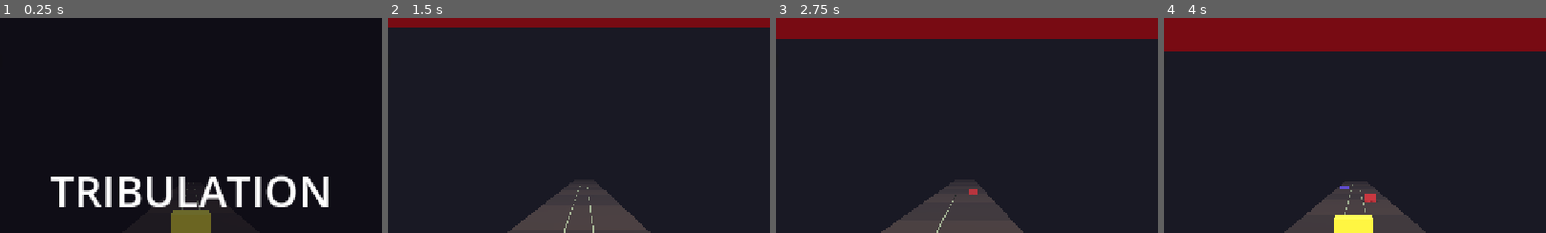
Above: before the commit, frames 1-4 (left to right).
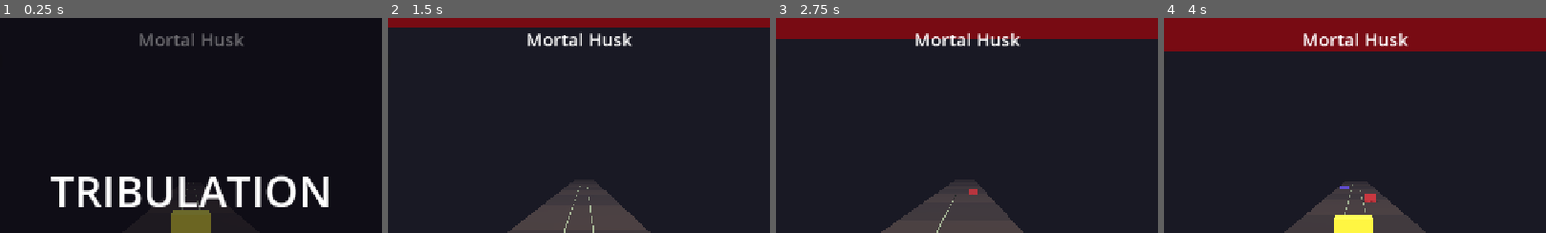
Above: after the commit, the same moments.

Repository: DanielEleojo/tribulation
Game: Godot game, scene res://scenes/game.tscn
Two runs of this game, one before a commit and one after it. Both use one fixed random seed, a clock stepped at 60 frames per second and the inputs below.
Inputs (mouse positions are % of the whole screen's width and height, from its top left):
- Up to frame 1 (0.25 s): no input
- Up to frame 2 (1.5 s): tap Enter (restart) at 0.5 s; move the mouse to (72, 45) at 0.52 s; hold Right (move_right) 0.53-1.28 s; tap F (slash) at 0.6 s; click (72, 45) at 0.67 s; tap Space (jump) at 0.77, 1.07 s; tap Down (slide) at 0.8, 1.35 s; move the mouse to (30, 55) at 1.27 s; hold Left (move_left) from 1.28 s (still down)
- Up to frame 3 (2.75 s): tap Space (jump) at 1.52, 1.55, 1.82, 2.1 s; move the mouse to (60, 28) at 2.02 s; release Left (move_left) at 2.03 s; hold Right (move_right) from 2.03 s (still down); tap F (slash) at 2.3 s
- Up to frame 4 (4 s): move the mouse to (45, 70) at 2.77 s; tap F (slash) at 2.85 s; click (45, 70) at 2.92 s; tap Space (jump) at 3.02, 3.32, 3.77, 3.8 s; tap Down (slide) at 3.05, 3.6 s; move the mouse to (80, 65) at 3.52 s; release Right (move_right) at 3.53 s; hold Left (move_left) from 3.53 s (still down)
The pictures show only the part of the screen within x 25-75%, y 0-50%; the shares and areas given below are measured in that part.

The runs differ from the first frame. In frame 1, 0.8% of the frame differs, in the area x 36-64%, y 7-14%; in frame 2, 0.9%; in frame 3, 0.9%; in frame 4, 0.9%.

Commit message:
Phase 3.6a: cultivation realms + breakthroughs + Dread Form transformation

Diff:
--- a/scenes/game.tscn
+++ b/scenes/game.tscn
@@ -72,6 +72,33 @@
 value = 0.0
 show_percentage = false
 
+[node name="RealmLabel" type="Label" parent="HUD"]
+anchor_left = 0.5
+anchor_right = 0.5
+offset_left = -200.0
+offset_top = 14.0
+offset_right = 200.0
+offset_bottom = 48.0
+grow_horizontal = 2
+theme_override_font_sizes/font_size = 30
+text = "Mortal Husk"
+horizontal_alignment = 1
+
+[node name="Banner" type="Label" parent="HUD"]
+anchor_left = 0.5
+anchor_top = 0.4
+anchor_right = 0.5
+anchor_bottom = 0.4
+offset_left = -450.0
+offset_top = -50.0
+offset_right = 450.0
+offset_bottom = 50.0
+grow_horizontal = 2
+theme_override_font_sizes/font_size = 60
+text = ""
+horizontal_alignment = 1
+vertical_alignment = 1
+
 [node name="SoulsLabel" type="Label" parent="HUD"]
 anchor_left = 1.0
 anchor_right = 1.0
--- a/scripts/game.gd
+++ b/scripts/game.gd
@@ -28,6 +28,18 @@
 
 const FOG_BASE: float = 0.012
 const FOG_MAX: float = 0.020
+
+# Cultivation realms (v1: 1-6, climaxing at Dread Form). Advanced by Demon Souls
+# collected this run (placeholder for the persistent realm system in Phase 4).
+var _realms: Array = [
+	{"name": "Mortal Husk", "souls": 0, "color": Color(0.85, 0.78, 0.55)},
+	{"name": "Blood Awakening", "souls": 4, "color": Color(0.90, 0.45, 0.30)},
+	{"name": "Sinister Core", "souls": 10, "color": Color(0.80, 0.28, 0.34)},
+	{"name": "Demon Flesh", "souls": 18, "color": Color(0.70, 0.24, 0.40)},
+	{"name": "Shadow Soul", "souls": 28, "color": Color(0.50, 0.20, 0.52)},
+	{"name": "Dread Form", "souls": 40, "color": Color(0.20, 0.04, 0.10)},
+]
+var realm: int = 0
 
 func _ready() -> void:
 	add_to_group("game")
@@ -55,6 +67,8 @@
 	qi_changed.emit(qi, qi_max)   # initialize the HUD bar at 0
 	net_changed.emit(net)
 	souls_changed.emit(souls)
+	if _hud != null:
+		_hud.set_realm(String(_realms[0]["name"]))
 
 func _setup_world() -> void:
 	# Environment: dark color background + soft ambient + distance fog (hides the
@@ -117,6 +131,7 @@
 		return
 	souls += count
 	souls_changed.emit(souls)
+	_check_breakthrough()
 	_sfx("kill")
 	_shake(0.12)
 	qi = minf(qi_max, qi + qi_per_kill * float(count))
@@ -126,6 +141,39 @@
 	net_changed.emit(net)
 	if qi >= qi_max:
 		_qi_burst()
+
+## Advance cultivation realm(s) when souls cross the next threshold(s).
+func _check_breakthrough() -> void:
+	while realm < _realms.size() - 1 and souls >= int(_realms[realm + 1]["souls"]):
+		realm += 1
+		_breakthrough(realm)
+
+func _breakthrough(idx: int) -> void:
+	var data: Dictionary = _realms[idx]
+	var rname: String = data["name"]
+	var rcolor: Color = data["color"]
+	if _hud != null:
+		_hud.set_realm(rname)
+		_hud.show_banner(rname)
+		_hud.flash(Color(1.0, 0.85, 0.4))
+	_sfx("breakthrough")
+	_shake(0.4)
+	if _player != null:
+		_player.on_breakthrough(rcolor)
+	if rname == "Dread Form":
+		_enter_dread_form()
+
+## The marquee mid-run transformation: the world ruptures, the demon flares.
+func _enter_dread_form() -> void:
+	_shake(0.9)
+	_hitstop(0.15)
+	# Permanent cold/blood color grade for the rest of the run.
+	if _env != null:
+		_env.background_color = Color(0.04, 0.02, 0.05)
+		_env.ambient_light_color = Color(0.50, 0.35, 0.45)
+		_env.fog_light_color = Color(0.25, 0.03, 0.05)
+	if _player != null:
+		_player.enter_dread_form()
 
 ## Qi Burst: clear every enemy on the field, flash a shockwave, reset Qi.
 func _qi_burst() -> void:
--- a/scripts/hud.gd
+++ b/scripts/hud.gd
@@ -7,6 +7,8 @@
 @onready var flash_rect: ColorRect = $Flash
 @onready var souls_label: Label = $SoulsLabel
 @onready var title_root: Control = $Title
+@onready var realm_label: Label = $RealmLabel
+@onready var banner_label: Label = $Banner
 
 var player
 var _souls: int = 0
@@ -17,6 +19,19 @@
 	death_label.visible = false
 	flash_rect.color = Color(1, 1, 1, 0)
 	title_root.visible = true   # start on the title screen
+	banner_label.modulate.a = 0.0
+
+## Update the current cultivation realm name (top-center).
+func set_realm(name: String) -> void:
+	realm_label.text = name
+
+## Flash a big breakthrough banner that fades out.
+func show_banner(name: String) -> void:
+	banner_label.text = "⟡  %s  ⟡" % name
+	banner_label.modulate.a = 1.0
+	var tw := banner_label.create_tween()
+	tw.tween_interval(0.8)
+	tw.tween_property(banner_label, "modulate:a", 0.0, 1.0)
 
 ## Show/hide the title screen.
 func show_title(v: bool) -> void:
--- a/scripts/player.gd
+++ b/scripts/player.gd
@@ -44,6 +44,10 @@
 var _slash_cd: float = 0.0
 var _game
 var _snd
+var _base_color: Color = STAND_COLOR  # current standing color (shifts per realm)
+var _speed_mult: float = 1.0          # Dread Form speed spike
+var _dread: bool = false
+var _tendrils: CPUParticles3D
 
 var _mesh: MeshInstance3D
 var _box: BoxMesh
@@ -81,7 +85,7 @@
 	_col.shape = _shape
 	add_child(_col)
 
-	_set_height(STAND_HEIGHT, STAND_COLOR)
+	_set_height(STAND_HEIGHT, _base_color)
 	_build_dust()
 
 ## Continuous footstep dust kicked up behind the runner (world-space trail).
@@ -151,7 +155,7 @@
 	# Forward run, ramping speed up to a cap over elapsed run time.
 	_run_time += delta
 	var ramp: float = clampf(_run_time / speed_ramp_time, 0.0, 1.0)
-	run_speed = lerpf(base_speed, max_speed, ramp)
+	run_speed = lerpf(base_speed, max_speed, ramp) * _speed_mult
 	velocity.z = -run_speed
 	# Ease sideways toward the target lane's X.
 	var target_x: float = float(current_lane - 1) * LANE_WIDTH
@@ -199,7 +203,7 @@
 
 func _end_slide() -> void:
 	is_sliding = false
-	_set_height(STAND_HEIGHT, STAND_COLOR)
+	_set_height(STAND_HEIGHT, _base_color)
 
 ## Resize visual + collision, keeping the feet at the body origin (y=0).
 func _set_height(h: float, col: Color) -> void:
@@ -287,6 +291,47 @@
 	if _snd != null:
 		_snd.play(n)
 
+## Cultivation breakthrough: shift the demon's color and grant a little power.
+func on_breakthrough(realm_color: Color) -> void:
+	_base_color = realm_color
+	if not is_sliding:
+		_set_height(STAND_HEIGHT, _base_color)
+	slash_range = minf(slash_range + 0.4, 9.0)
+
+## Dread Form: black-red flare, writhing shadow tendrils, a speed spike.
+func enter_dread_form() -> void:
+	_dread = true
+	_speed_mult = 1.25
+	_base_color = Color(0.16, 0.02, 0.06)
+	_mat.emission_enabled = true
+	_mat.emission = Color(0.7, 0.05, 0.10)
+	if not is_sliding:
+		_set_height(STAND_HEIGHT, _base_color)
+	_build_tendrils()
+
+func _build_tendrils() -> void:
+	_tendrils = CPUParticles3D.new()
+	_tendrils.amount = 36
+	_tendrils.lifetime = 0.7
+	_tendrils.local_coords = false
+	_tendrils.direction = Vector3(0.0, 0.6, 1.0)
+	_tendrils.spread = 50.0
+	_tendrils.initial_velocity_min = 2.0
+	_tendrils.initial_velocity_max = 5.0
+	_tendrils.gravity = Vector3(0.0, 1.5, 0.0)   # rise like dark smoke
+	_tendrils.scale_amount_min = 0.2
+	_tendrils.scale_amount_max = 0.5
+	var bm := BoxMesh.new()
+	bm.size = Vector3.ONE
+	var mat := StandardMaterial3D.new()
+	mat.albedo_color = Color(0.08, 0.0, 0.04)
+	mat.emission_enabled = true
+	mat.emission = Color(0.5, 0.02, 0.08)
+	bm.material = mat
+	_tendrils.mesh = bm
+	_tendrils.position = Vector3(0.0, 1.2, 0.3)
+	add_child(_tendrils)
+
 ## Called by the game coordinator when the run starts (leaving the title screen).
 func begin_run() -> void:
 	_running = true
--- a/scripts/sound_manager.gd
+++ b/scripts/sound_manager.gd
@@ -6,7 +6,7 @@
 
 const SOUND_DIR := "res://assets/sfx/"
 const EXTS: Array[String] = [".ogg", ".wav", ".mp3"]
-const SOUNDS: Array[String] = ["start", "slash", "kill", "jump", "slide", "gate_good", "gate_bad", "burst", "death"]
+const SOUNDS: Array[String] = ["start", "slash", "kill", "jump", "slide", "gate_good", "gate_bad", "burst", "death", "breakthrough"]
 
 var _players: Dictionary = {}
 
Not shown, changed: devlog.txt
Not shown, added: scripts/sound_manager.gd.uid
